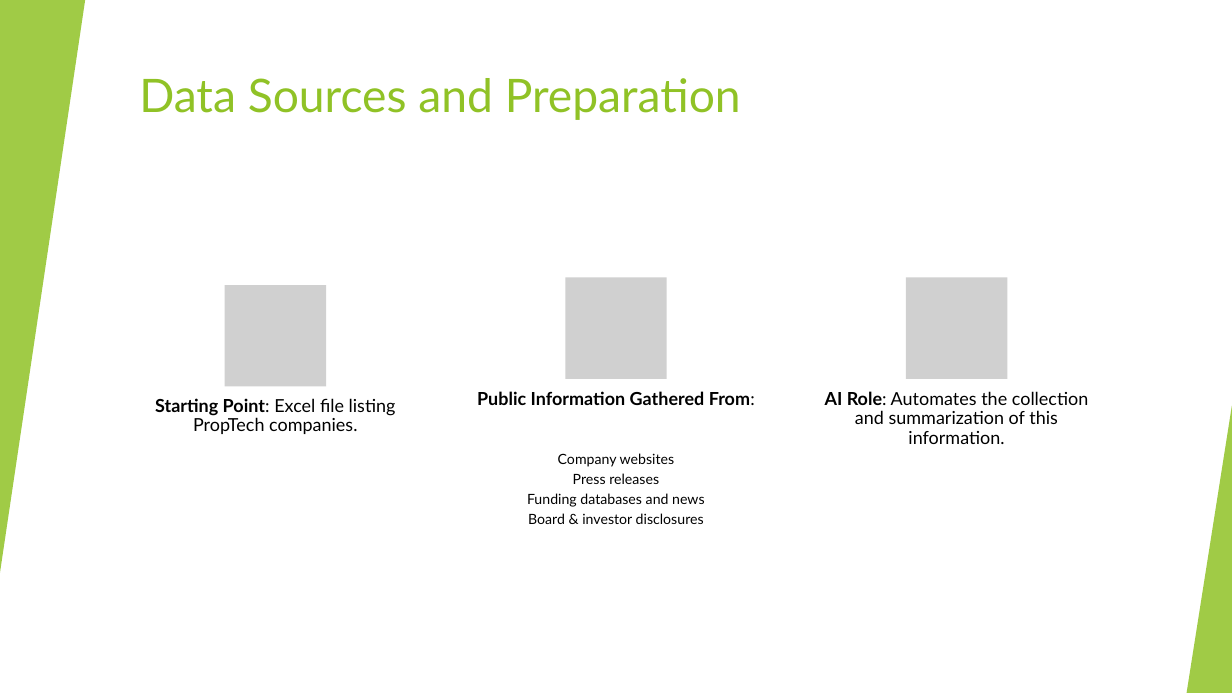
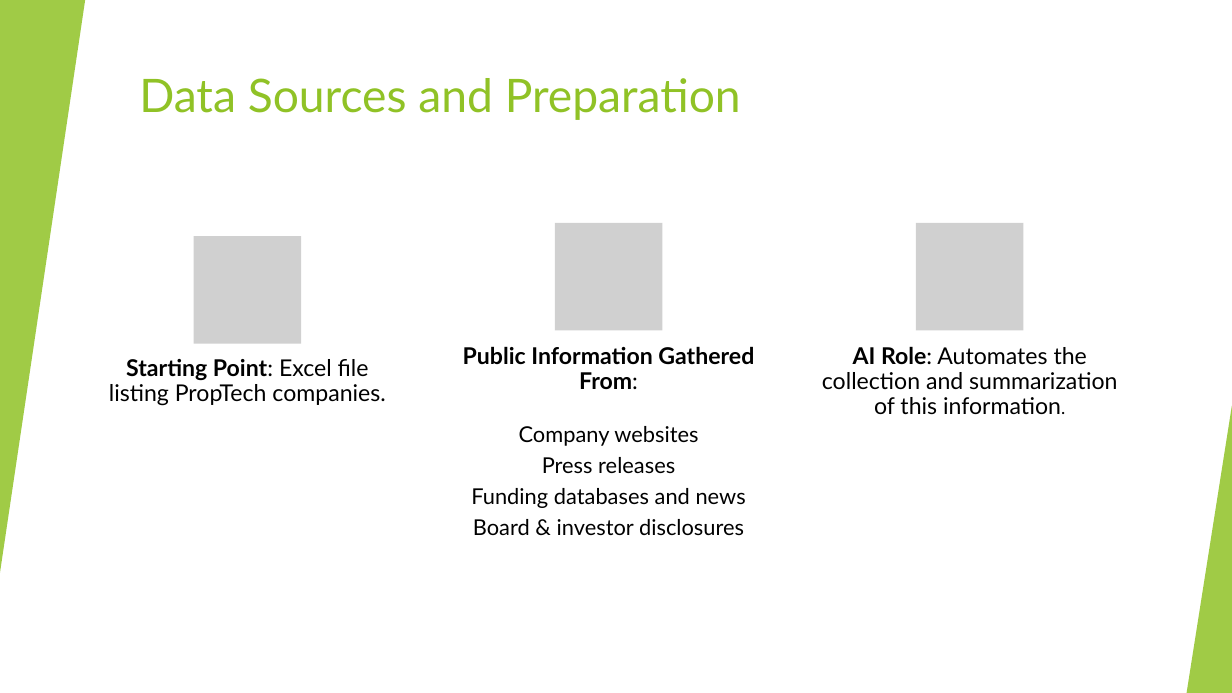
Before and after one commit to sherarIG/pe-opportunities, a slide deck: slide 4 of docs/Approach to Analyzing Founder Ownership in PropTech Companies.pptx. Drawn at 1232x693 pixels with LibreOffice and Linux fonts; fonts in the diff are those of the drawing; grey boxes stand for pictures. Boxes give left, top, right and bottom in pixels: in the first picture for what was removed or moved away, otherwise in the second. Text is boxed around its words. In the diff, an @@ line names an element or a change of style, - is before the commit and + after.

```diff
--- a/docs/Approach to Analyzing Founder Ownership in PropTech Companies.pptx
+++ b/docs/Approach to Analyzing Founder Ownership in PropTech Companies.pptx
@@ picture added at [194, 237, 301, 344] @@
@@ picture: place and size @@
-picture at [566, 277, 667, 379]
+picture at [555, 223, 662, 330]
@@ picture: place and size @@
-picture at [906, 277, 1007, 379]
+picture at [916, 223, 1023, 330]
@@ picture removed at [225, 285, 326, 386] @@
@@ size 14 to 18 pt; more space between paragraphs in 3 elements at [463, 346, 754, 389], [822, 346, 1117, 415], [109, 359, 385, 406] @@
@@ text "Starting Point: Excel file listing ...": place and size @@
-text "Starting Point: Excel file listing ..." at [155, 398, 396, 434]
+text "Starting Point: Excel file listing ..." at [109, 359, 385, 406]
@@ text "Public Information Gathered From:": place and size @@
-text "Public Information Gathered From:" at [477, 391, 755, 405]
+text "Public Information Gathered From:" at [463, 346, 754, 389]
@@ text "AI Role: Automates the collection ...": place and size @@
-text "AI Role: Automates the collection ..." at [825, 391, 1089, 444]
+text "AI Role: Automates the collection ..." at [822, 346, 1117, 415]
@@ text "Company websites": place and size @@
-text "Company websites" at [527, 453, 704, 524]
+text "Company websites" at [471, 426, 746, 535]
@@ text "Company websites" at [471, 426, 746, 535]: size 11 to 17 pt; more space between paragraphs @@
```
Also in this commit, not shown: 1 other slide changed.
